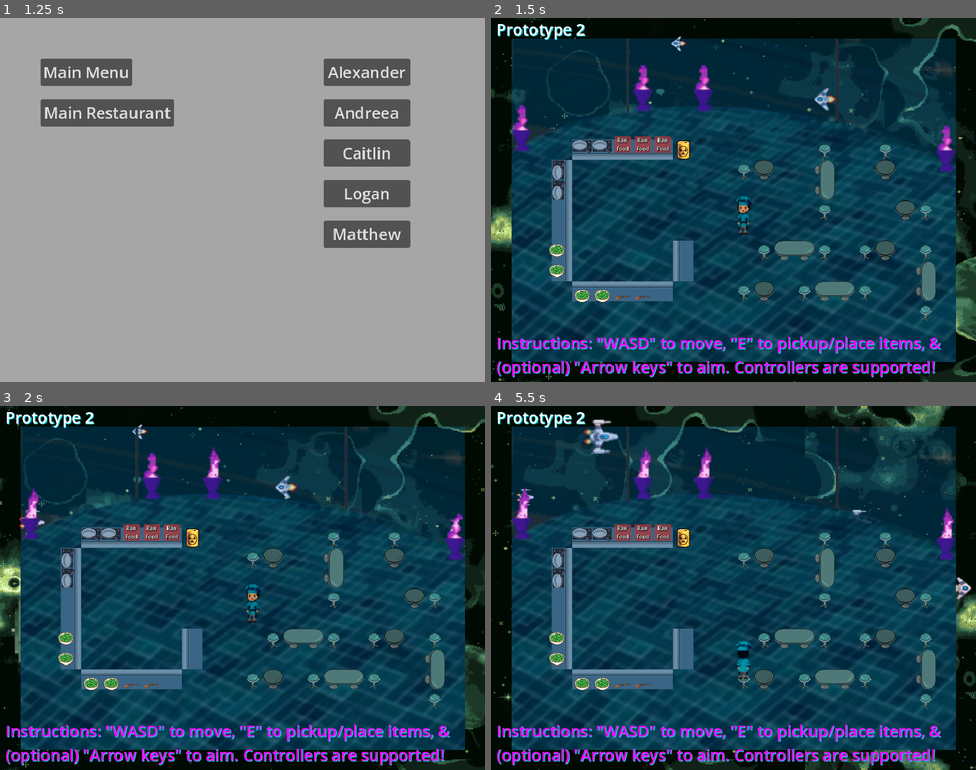
Above: before the commit, frames 1-4 (two rows, left to right).
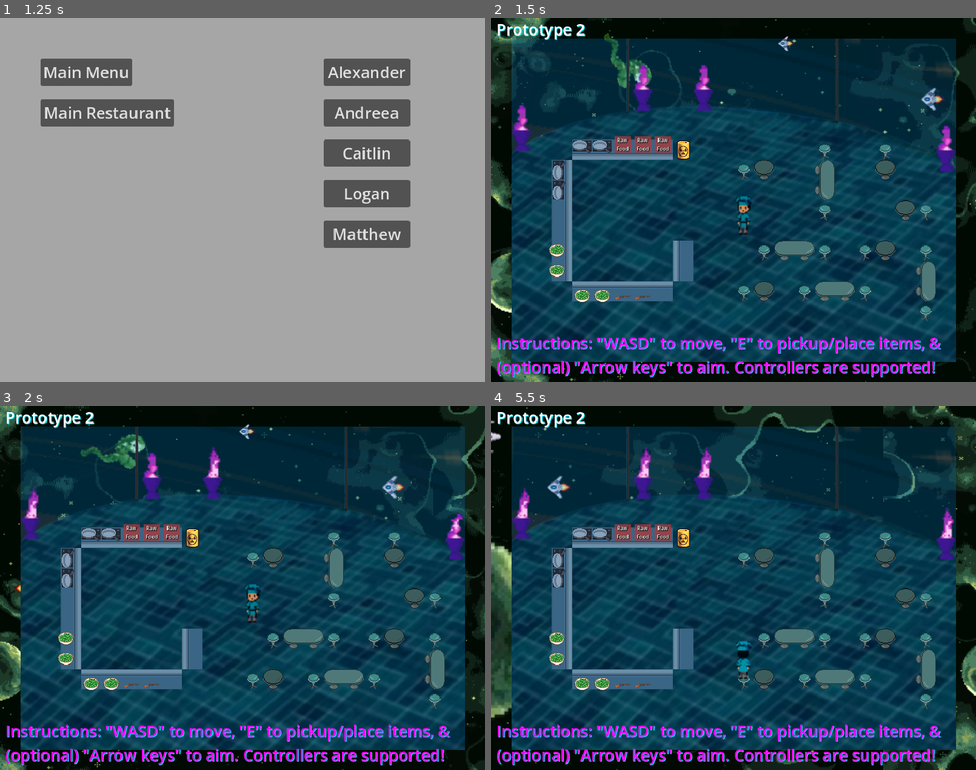
Above: after the commit, the same moments.

Repository: Alexander-Worley/Outer-Plates
Game: Godot game, scene res://Scenes/MainMenu/mainMenu.tscn
Two runs of this game, one before a commit and one after it. Both use one fixed random seed, a clock stepped at 60 frames per second and the inputs below.
Inputs (mouse positions are in pixels of both pictures, inside the frame that each line leads up to):
- Up to frame 1 (1.25 s): click (242, 261) at 0.5 s
- Up to frame 2 (1.5 s): click "Main Restaurant" at 1.25 s
- Up to frame 3 (2 s): no input
- Up to frame 4 (5.5 s): hold Right (face_right) 2.03-2.78 s; hold Space (interact) 2.03-2.78 s; hold S (down) 2.78-3.53 s; tap E (pickup) at 2.85, 4.35 s; hold Right (face_right) 3.53-4.28 s; hold Space (interact) 3.53-4.28 s; hold Up (face_up) 4.28-5.03 s; hold Left (face_left) from 5.03 s (still down); hold Space (interact) from 5.03 s (still down)

Frame 1 is identical in both runs. In frame 2, 6.5% of the frame differs, in the area x 0-100%, y 0-100%; in frame 3, 5.7%; in frame 4, 9.1%.

Commit message:
Added additional input options

Diff:
--- a/Scenes/Restaurant/restaurant.tscn
+++ b/Scenes/Restaurant/restaurant.tscn
@@ -18,7 +18,7 @@
 [node name="Environment" type="Node2D" parent="."]
 
 [node name="Background" parent="Environment" instance=ExtResource("1_t7iru")]
-scroll_offset = Vector2(-585449, 0)
+scroll_offset = Vector2(-1.04844e+06, 0)
 Planet = "Green Planet"
 
 [node name="Prototype 2" type="Label" parent="Environment/Background"]
--- a/project.godot
+++ b/project.godot
@@ -44,65 +44,84 @@
 left={
 "deadzone": 0.5,
 "events": [Object(InputEventKey,"resource_local_to_scene":false,"resource_name":"","device":-1,"window_id":0,"alt_pressed":false,"shift_pressed":false,"ctrl_pressed":false,"meta_pressed":false,"pressed":false,"keycode":0,"physical_keycode":65,"key_label":0,"unicode":97,"echo":false,"script":null)
+, Object(InputEventJoypadButton,"resource_local_to_scene":false,"resource_name":"","device":-1,"button_index":13,"pressure":0.0,"pressed":false,"script":null)
 , Object(InputEventJoypadMotion,"resource_local_to_scene":false,"resource_name":"","device":-1,"axis":0,"axis_value":-1.0,"script":null)
-, Object(InputEventJoypadButton,"resource_local_to_scene":false,"resource_name":"","device":-1,"button_index":13,"pressure":0.0,"pressed":false,"script":null)
 ]
 }
 right={
 "deadzone": 0.5,
 "events": [Object(InputEventKey,"resource_local_to_scene":false,"resource_name":"","device":-1,"window_id":0,"alt_pressed":false,"shift_pressed":false,"ctrl_pressed":false,"meta_pressed":false,"pressed":false,"keycode":0,"physical_keycode":68,"key_label":0,"unicode":100,"echo":false,"script":null)
+, Object(InputEventJoypadButton,"resource_local_to_scene":false,"resource_name":"","device":-1,"button_index":14,"pressure":0.0,"pressed":false,"script":null)
 , Object(InputEventJoypadMotion,"resource_local_to_scene":false,"resource_name":"","device":-1,"axis":0,"axis_value":1.0,"script":null)
-, Object(InputEventJoypadButton,"resource_local_to_scene":false,"resource_name":"","device":-1,"button_index":14,"pressure":0.0,"pressed":false,"script":null)
 ]
 }
 up={
 "deadzone": 0.5,
 "events": [Object(InputEventKey,"resource_local_to_scene":false,"resource_name":"","device":-1,"window_id":0,"alt_pressed":false,"shift_pressed":false,"ctrl_pressed":false,"meta_pressed":false,"pressed":false,"keycode":0,"physical_keycode":87,"key_label":0,"unicode":119,"echo":false,"script":null)
+, Object(InputEventJoypadButton,"resource_local_to_scene":false,"resource_name":"","device":-1,"button_index":11,"pressure":0.0,"pressed":false,"script":null)
 , Object(InputEventJoypadMotion,"resource_local_to_scene":false,"resource_name":"","device":-1,"axis":1,"axis_value":-1.0,"script":null)
-, Object(InputEventJoypadButton,"resource_local_to_scene":false,"resource_name":"","device":-1,"button_index":11,"pressure":0.0,"pressed":false,"script":null)
 ]
 }
 down={
 "deadzone": 0.5,
 "events": [Object(InputEventKey,"resource_local_to_scene":false,"resource_name":"","device":-1,"window_id":0,"alt_pressed":false,"shift_pressed":false,"ctrl_pressed":false,"meta_pressed":false,"pressed":false,"keycode":0,"physical_keycode":83,"key_label":0,"unicode":115,"echo":false,"script":null)
+, Object(InputEventJoypadButton,"resource_local_to_scene":false,"resource_name":"","device":-1,"button_index":12,"pressure":0.0,"pressed":false,"script":null)
 , Object(InputEventJoypadMotion,"resource_local_to_scene":false,"resource_name":"","device":-1,"axis":1,"axis_value":1.0,"script":null)
-, Object(InputEventJoypadButton,"resource_local_to_scene":false,"resource_name":"","device":-1,"button_index":12,"pressure":0.0,"pressed":false,"script":null)
 ]
 }
 interact={
 "deadzone": 0.5,
-"events": [Object(InputEventJoypadMotion,"resource_local_to_scene":false,"resource_name":"","device":-1,"axis":5,"axis_value":1.0,"script":null)
-, Object(InputEventKey,"resource_local_to_scene":false,"resource_name":"","device":-1,"window_id":0,"alt_pressed":false,"shift_pressed":false,"ctrl_pressed":false,"meta_pressed":false,"pressed":false,"keycode":0,"physical_keycode":32,"key_label":0,"unicode":32,"echo":false,"script":null)
+"events": [Object(InputEventKey,"resource_local_to_scene":false,"resource_name":"","device":-1,"window_id":0,"alt_pressed":false,"shift_pressed":false,"ctrl_pressed":false,"meta_pressed":false,"pressed":false,"keycode":0,"physical_keycode":32,"key_label":0,"unicode":32,"echo":false,"script":null)
+, Object(InputEventJoypadButton,"resource_local_to_scene":false,"resource_name":"","device":-1,"button_index":10,"pressure":0.0,"pressed":false,"script":null)
+, Object(InputEventJoypadMotion,"resource_local_to_scene":false,"resource_name":"","device":-1,"axis":5,"axis_value":1.0,"script":null)
+, Object(InputEventJoypadButton,"resource_local_to_scene":false,"resource_name":"","device":-1,"button_index":2,"pressure":0.0,"pressed":false,"script":null)
+, Object(InputEventJoypadButton,"resource_local_to_scene":false,"resource_name":"","device":-1,"button_index":3,"pressure":0.0,"pressed":false,"script":null)
+, Object(InputEventJoypadButton,"resource_local_to_scene":false,"resource_name":"","device":-1,"button_index":16,"pressure":0.0,"pressed":false,"script":null)
+, Object(InputEventJoypadButton,"resource_local_to_scene":false,"resource_name":"","device":-1,"button_index":17,"pressure":0.0,"pressed":false,"script":null)
 ]
 }
 pickup={
 "deadzone": 0.5,
-"events": [Object(InputEventJoypadMotion,"resource_local_to_scene":false,"resource_name":"","device":-1,"axis":4,"axis_value":1.0,"script":null)
-, Object(InputEventKey,"resource_local_to_scene":false,"resource_name":"","device":-1,"window_id":0,"alt_pressed":false,"shift_pressed":false,"ctrl_pressed":false,"meta_pressed":false,"pressed":false,"keycode":0,"physical_keycode":69,"key_label":0,"unicode":101,"echo":false,"script":null)
+"events": [Object(InputEventKey,"resource_local_to_scene":false,"resource_name":"","device":-1,"window_id":0,"alt_pressed":false,"shift_pressed":false,"ctrl_pressed":false,"meta_pressed":false,"pressed":false,"keycode":0,"physical_keycode":69,"key_label":0,"unicode":101,"echo":false,"script":null)
+, Object(InputEventJoypadButton,"resource_local_to_scene":false,"resource_name":"","device":-1,"button_index":9,"pressure":0.0,"pressed":false,"script":null)
+, Object(InputEventJoypadMotion,"resource_local_to_scene":false,"resource_name":"","device":-1,"axis":4,"axis_value":1.0,"script":null)
+, Object(InputEventJoypadButton,"resource_local_to_scene":false,"resource_name":"","device":-1,"button_index":0,"pressure":0.0,"pressed":false,"script":null)
+, Object(InputEventJoypadButton,"resource_local_to_scene":false,"resource_name":"","device":-1,"button_index":1,"pressure":0.0,"pressed":false,"script":null)
+, Object(InputEventJoypadButton,"resource_local_to_scene":false,"resource_name":"","device":-1,"button_index":18,"pressure":0.0,"pressed":false,"script":null)
+, Object(InputEventJoypadButton,"resource_local_to_scene":false,"resource_name":"","device":-1,"button_index":19,"pressure":0.0,"pressed":false,"script":null)
 ]
 }
 face_left={
 "deadzone": 0.5,
-"events": [Object(InputEventJoypadMotion,"resource_local_to_scene":false,"resource_name":"","device":-1,"axis":2,"axis_value":-1.0,"script":null)
-, Object(InputEventKey,"resource_local_to_scene":false,"resource_name":"","device":-1,"window_id":0,"alt_pressed":false,"shift_pressed":false,"ctrl_pressed":false,"meta_pressed":false,"pressed":false,"keycode":0,"physical_keycode":4194319,"key_label":0,"unicode":0,"echo":false,"script":null)
+"events": [Object(InputEventKey,"resource_local_to_scene":false,"resource_name":"","device":-1,"window_id":0,"alt_pressed":false,"shift_pressed":false,"ctrl_pressed":false,"meta_pressed":false,"pressed":false,"keycode":0,"physical_keycode":4194319,"key_label":0,"unicode":0,"echo":false,"script":null)
+, Object(InputEventJoypadMotion,"resource_local_to_scene":false,"resource_name":"","device":-1,"axis":2,"axis_value":-1.0,"script":null)
 ]
 }
 face_right={
 "deadzone": 0.5,
-"events": [Object(InputEventJoypadMotion,"resource_local_to_scene":false,"resource_name":"","device":-1,"axis":2,"axis_value":1.0,"script":null)
-, Object(InputEventKey,"resource_local_to_scene":false,"resource_name":"","device":-1,"window_id":0,"alt_pressed":false,"shift_pressed":false,"ctrl_pressed":false,"meta_pressed":false,"pressed":false,"keycode":0,"physical_keycode":4194321,"key_label":0,"unicode":0,"echo":false,"script":null)
+"events": [Object(InputEventKey,"resource_local_to_scene":false,"resource_name":"","device":-1,"window_id":0,"alt_pressed":false,"shift_pressed":false,"ctrl_pressed":false,"meta_pressed":false,"pressed":false,"keycode":0,"physical_keycode":4194321,"key_label":0,"unicode":0,"echo":false,"script":null)
+, Object(InputEventJoypadMotion,"resource_local_to_scene":false,"resource_name":"","device":-1,"axis":2,"axis_value":1.0,"script":null)
 ]
 }
 face_up={
 "deadzone": 0.5,
-"events": [Object(InputEventJoypadMotion,"resource_local_to_scene":false,"resource_name":"","device":-1,"axis":3,"axis_value":-1.0,"script":null)
-, Object(InputEventKey,"resource_local_to_scene":false,"resource_name":"","device":-1,"window_id":0,"alt_pressed":false,"shift_pressed":false,"ctrl_pressed":false,"meta_pressed":false,"pressed":false,"keycode":0,"physical_keycode":4194320,"key_label":0,"unicode":0,"echo":false,"script":null)
+"events": [Object(InputEventKey,"resource_local_to_scene":false,"resource_name":"","device":-1,"window_id":0,"alt_pressed":false,"shift_pressed":false,"ctrl_pressed":false,"meta_pressed":false,"pressed":false,"keycode":0,"physical_keycode":4194320,"key_label":0,"unicode":0,"echo":false,"script":null)
+, Object(InputEventJoypadMotion,"resource_local_to_scene":false,"resource_name":"","device":-1,"axis":3,"axis_value":-1.0,"script":null)
 ]
 }
 face_down={
 "deadzone": 0.5,
-"events": [Object(InputEventJoypadMotion,"resource_local_to_scene":false,"resource_name":"","device":-1,"axis":3,"axis_value":1.0,"script":null)
-, Object(InputEventKey,"resource_local_to_scene":false,"resource_name":"","device":-1,"window_id":0,"alt_pressed":false,"shift_pressed":false,"ctrl_pressed":false,"meta_pressed":false,"pressed":false,"keycode":0,"physical_keycode":4194322,"key_label":0,"unicode":0,"echo":false,"script":null)
+"events": [Object(InputEventKey,"resource_local_to_scene":false,"resource_name":"","device":-1,"window_id":0,"alt_pressed":false,"shift_pressed":false,"ctrl_pressed":false,"meta_pressed":false,"pressed":false,"keycode":0,"physical_keycode":4194322,"key_label":0,"unicode":0,"echo":false,"script":null)
+, Object(InputEventJoypadMotion,"resource_local_to_scene":false,"resource_name":"","device":-1,"axis":3,"axis_value":1.0,"script":null)
+]
+}
+pause={
+"deadzone": 0.5,
+"events": [Object(InputEventKey,"resource_local_to_scene":false,"resource_name":"","device":-1,"window_id":0,"alt_pressed":false,"shift_pressed":false,"ctrl_pressed":false,"meta_pressed":false,"pressed":false,"keycode":0,"physical_keycode":4194305,"key_label":0,"unicode":0,"echo":false,"script":null)
+, Object(InputEventJoypadButton,"resource_local_to_scene":false,"resource_name":"","device":-1,"button_index":4,"pressure":0.0,"pressed":false,"script":null)
+, Object(InputEventJoypadButton,"resource_local_to_scene":false,"resource_name":"","device":-1,"button_index":5,"pressure":0.0,"pressed":false,"script":null)
+, Object(InputEventJoypadButton,"resource_local_to_scene":false,"resource_name":"","device":-1,"button_index":6,"pressure":0.0,"pressed":false,"script":null)
+, Object(InputEventJoypadButton,"resource_local_to_scene":false,"resource_name":"","device":-1,"button_index":20,"pressure":0.0,"pressed":false,"script":null)
 ]
 }
 
